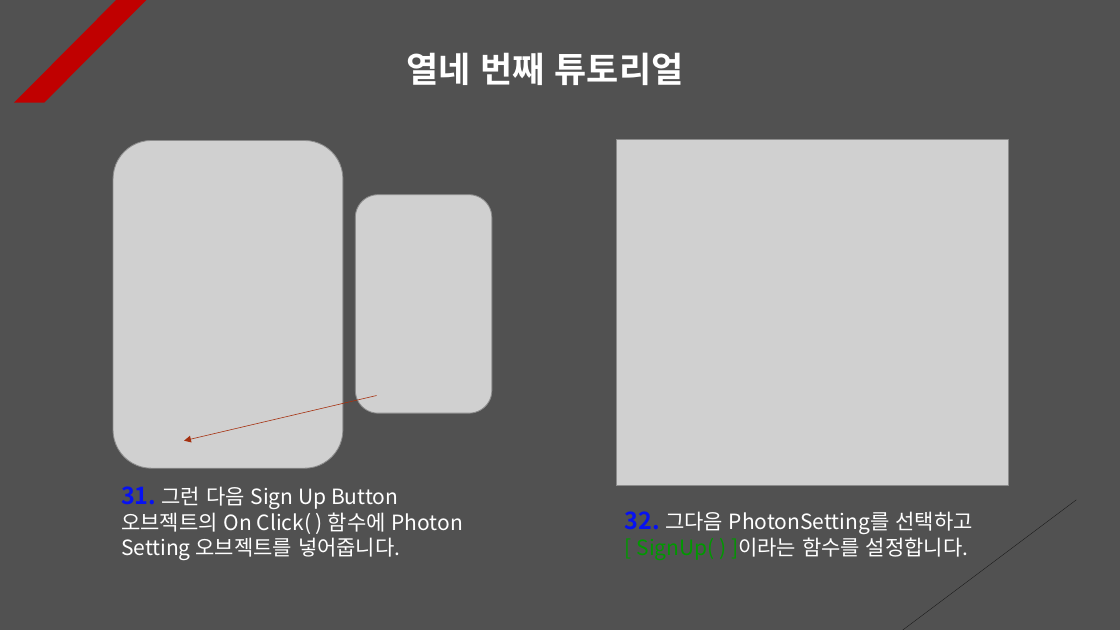
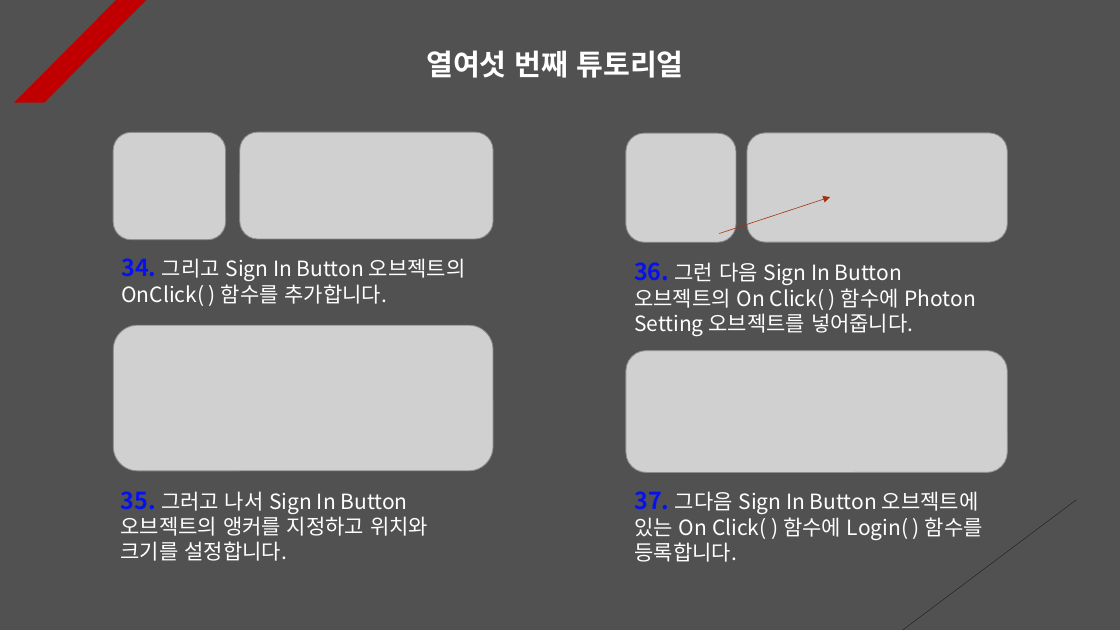
Before and after one commit to Unity2033/3D-UnityEngine, a slide deck: slide 16 of Assets/Class/Photon Server/PPT Data/Photon PlayFab.pptx. Drawn at 1120x630 pixels with LibreOffice and Linux fonts; fonts in the diff are those of the drawing; grey boxes stand for pictures. Boxes give left, top, right and bottom in pixels: in the first picture for what was removed or moved away, otherwise in the second. Text is boxed around its words. In the diff, an @@ line names an element or a change of style, - is before the commit and + after.

Commit message:
Photon PPT Data Update
- Delete regional settings system
  with dropdown

- Edit popup content

```diff
--- a/Assets/Class/Photon Server/PPT Data/Photon PlayFab.pptx
+++ b/Assets/Class/Photon Server/PPT Data/Photon PlayFab.pptx
@@ text at <box>426,50,684,78</box>: text changed; size 30 to 25 pt @@
-열네 번째 튜토리얼
+열여섯 번째 튜토리얼
@@ picture removed at <box>113,140,344,468</box> @@
@@ picture added at <box>113,133,226,240</box> @@
@@ picture added at <box>239,132,493,239</box> @@
@@ picture removed at <box>617,139,1009,486</box> @@
@@ picture added at <box>626,134,736,243</box> @@
@@ picture added at <box>747,133,1007,242</box> @@
@@ picture removed at <box>355,195,492,413</box> @@
@@ arrow added from (719, 234) to (830, 197), #A5300F 0.5 pt dashed @@
@@ text added at <box>121,258,466,306</box>, 18 pt, text #FFFFFF @@
+34. 그리고 Sign In Button 오브젝트의 OnClick( ) 함수를 추가합니다.
@@ text at <box>634,262,976,336</box>: text changed @@
-31. 그런 다음 Sign Up Button 오브젝트의 On Click( ) 함수에 Photon Setting 오브젝트를 넣어줍니다.
+36. 그런 다음 Sign In Button 오브젝트의 On Click( ) 함수에 Photon Setting 오브젝트를 넣어줍니다.
@@ picture added at <box>113,325,493,471</box> @@
@@ picture added at <box>626,350,1007,472</box> @@
@@ arrow removed from (376, 396) to (184, 441) @@
@@ text added at <box>121,491,428,561</box>, 18 pt, text #FFFFFF @@
+35. 그러고 나서 Sign In Button 오브젝트의 앵커를 지정하고 위치와 크기를 설정합니다.
@@ text at <box>634,491,983,562</box>: text changed @@
-32. 그다음 PhotonSetting를 선택하고
-[ SignUp( ) ]이라는 함수를 설정합니다.
+37. 그다음 Sign In Button 오브젝트에 있는 On Click( ) 함수에 Login( ) 함수를 등록합니다.
```
Also in this commit, not shown: 7 other slides changed, 4 other files.
